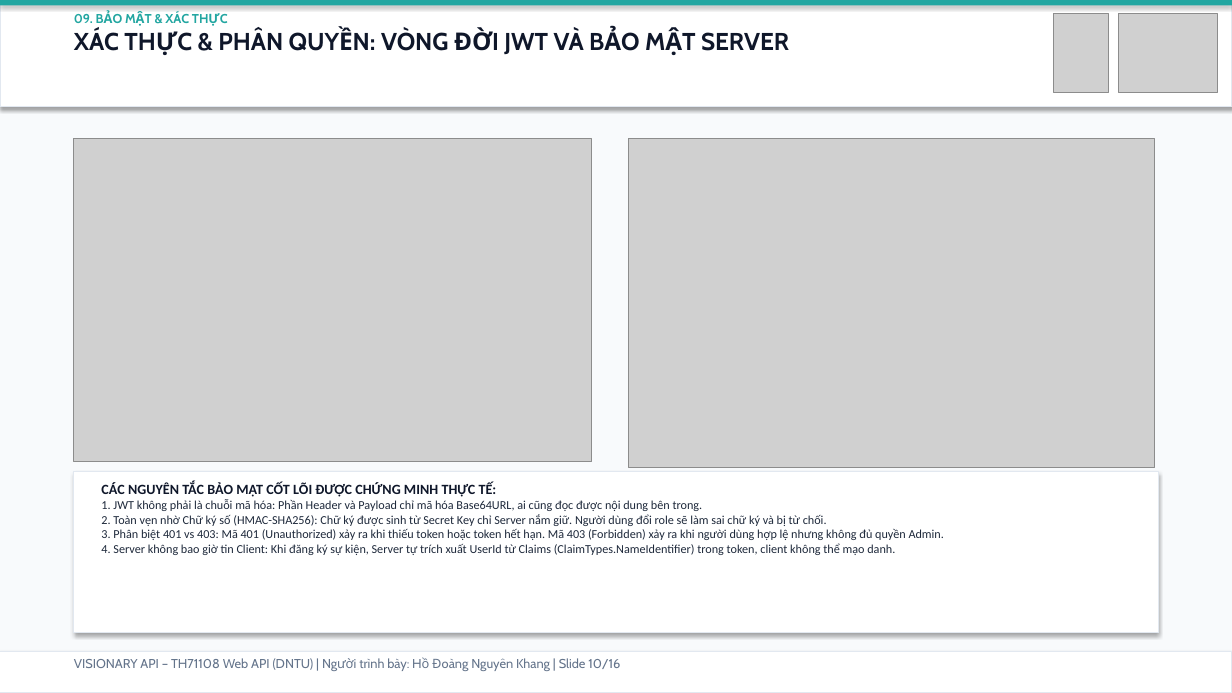
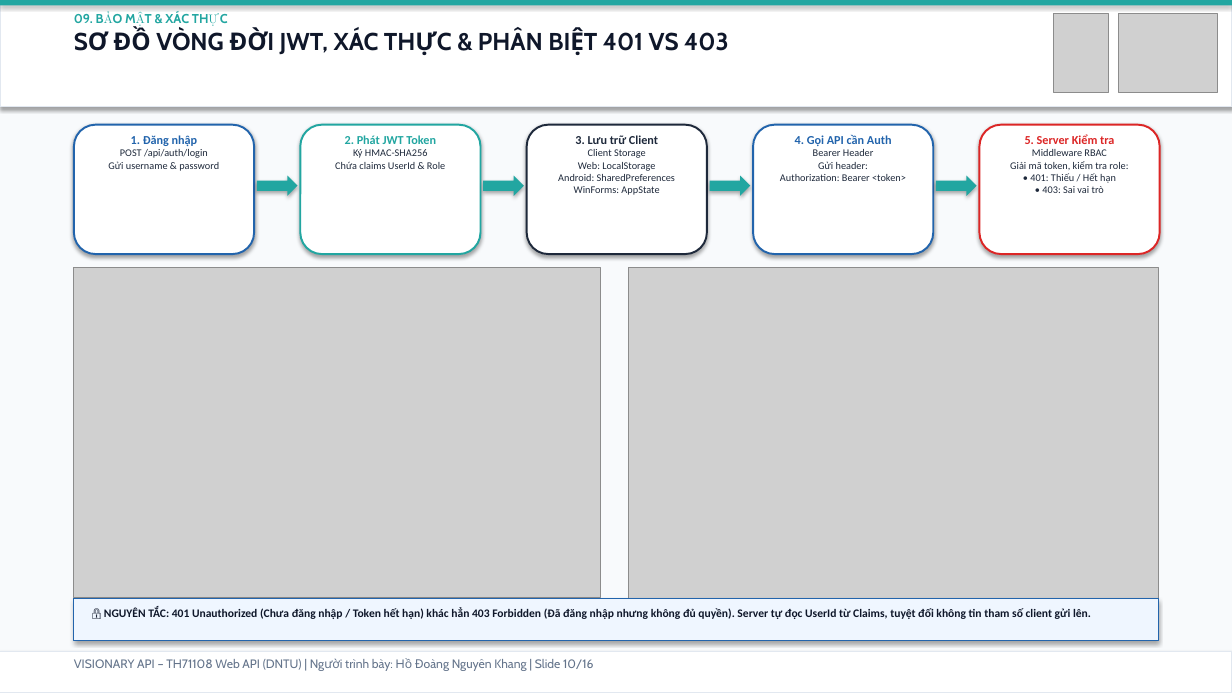
Before and after one commit to lovemvaf/visionary-api, a slide deck: slide 10 of deliverables/VISIONARY_TH71108_FINAL_PRESENTATION.pptx. Drawn at 1232x693 pixels with LibreOffice and Linux fonts; fonts in the diff are those of the drawing; grey boxes stand for pictures. Boxes give left, top, right and bottom in pixels: in the first picture for what was removed or moved away, otherwise in the second. Text is boxed around its words. In the diff, an @@ line names an element or a change of style, - is before the commit and + after.

```diff
--- a/deliverables/VISIONARY_TH71108_FINAL_PRESENTATION.pptx
+++ b/deliverables/VISIONARY_TH71108_FINAL_PRESENTATION.pptx
@@ text at (x1=113, y1=28, x2=728, y2=55): text changed @@
-XÁC THỰC & PHÂN QUYỀN: VÒNG ĐỜI JWT VÀ BẢO MẬT SERVER
+SƠ ĐỒ VÒNG ĐỜI JWT, XÁC THỰC & PHÂN BIỆT 401 VS 403
@@ rounded rectangle added at (x1=74, y1=125, x2=254, y2=254), fill #FFFFFF, outline #2264AC 1.5 pt @@
@@ text added at (x1=108, y1=135, x2=219, y2=171), 8 pt, text #1E293B @@
+1. Đăng nhập
+POST /api/auth/login
+Gửi username & password
@@ rounded rectangle added at (x1=300, y1=125, x2=481, y2=254), fill #FFFFFF, outline #22A6A1 1.5 pt @@
@@ text added at (x1=335, y1=135, x2=445, y2=169), 8 pt, text #1E293B @@
+2. Phát JWT Token
+Ký HMAC-SHA256
+Chứa claims UserId & Role
@@ rounded rectangle added at (x1=527, y1=125, x2=707, y2=254), fill #FFFFFF, outline #1E293B 1.5 pt @@
@@ text added at (x1=558, y1=135, x2=675, y2=195), 8 pt, text #1E293B @@
+3. Lưu trữ Client
+Client Storage
+Web: LocalStorage
+Android: SharedPreferences
+WinForms: AppState
@@ rounded rectangle added at (x1=753, y1=125, x2=933, y2=254), fill #FFFFFF, outline #2264AC 1.5 pt @@
@@ text added at (x1=780, y1=134, x2=906, y2=181), 8 pt, text #1E293B @@
+4. Gọi API cần Auth
+Bearer Header
+Gửi header:
+Authorization: Bearer <token>
@@ rounded rectangle added at (x1=980, y1=125, x2=1160, y2=254), fill #FFFFFF, outline #DC2626 1.5 pt @@
@@ text added at (x1=1010, y1=134, x2=1128, y2=193), 8 pt, text #1E293B @@
+5. Server Kiểm tra
+Middleware RBAC
+Giải mã token, kiểm tra role:
+• 401: Thiếu / Hết hạn
+• 403: Sai vai trò
@@ right arrow added at (x1=257, y1=176, x2=298, y2=196), fill #22A6A1 @@
@@ right arrow added at (x1=483, y1=176, x2=524, y2=196), fill #22A6A1 @@
@@ right arrow added at (x1=710, y1=176, x2=750, y2=196), fill #22A6A1 @@
@@ right arrow added at (x1=936, y1=176, x2=977, y2=196), fill #22A6A1 @@
@@ picture resized from (x1=74, y1=139, x2=592, y2=462) to (x1=74, y1=268, x2=601, y2=597) @@
@@ picture moved from (x1=628, y1=139, x2=1155, y2=468) to (x1=628, y1=268, x2=1158, y2=599) @@
@@ text removed at (x1=101, y1=482, x2=944, y2=555) @@
-CÁC NGUYÊN TẮC BẢO MẬT CỐT LÕI ĐƯỢC CHỨNG MINH THỰC TẾ:
-1. JWT không phải là chuỗi mã hóa: Phần Header và Payload chỉ mã hóa Base64URL, ai cũng đọc được nội dung bên trong.
-2. Toàn vẹn nhờ Chữ ký số (HMAC-SHA256): Chữ ký được sinh từ Secret Key chỉ Server nắm giữ. Người dùng đổi role sẽ làm sai chữ ký và bị từ chối.
-3. Phân biệt 401 vs 403: Mã 401 (Unauthorized) xảy ra khi thiếu token hoặc token hết hạn. Mã 403 (Forbidden) xảy ra khi người dùng hợp lệ nhưng không đủ quyền Admin.
-4. Server không bao giờ tin Client: Khi đăng ký sự kiện, Server tự trích xuất UserId từ Claims (ClaimTypes.NameIdentifier) trong token, client không thể mạo danh.
@@ rectangle resized from (x1=74, y1=471, x2=1158, y2=633) to (x1=74, y1=599, x2=1158, y2=640) @@
@@ rectangle at (x1=74, y1=599, x2=1158, y2=640): fill #FFFFFF to #EFF6FF; outline #E2E8F0 0.75 pt to #2264AC 0.75 pt @@
@@ text added at (x1=104, y1=608, x2=1091, y2=619), 9 pt, text #0F172A, bold @@
+🔒 NGUYÊN TẮC: 401 Unauthorized (Chưa đăng nhập / Token hết hạn) khác hẳn 403 Forbidden (Đã đăng nhập nhưng không đủ quyền). Server tự đọc UserId từ Claims, tuyệt đối không tin tham số client gửi lên.
@@ text "VISIONARY API – TH71108 Web ..." at (x1=74, y1=659, x2=594, y2=671): size 10 to 9.5 pt @@
```
Also in this commit, not shown: 14 other slides changed, 1 slide added, 1 slide removed, 50 other files.
